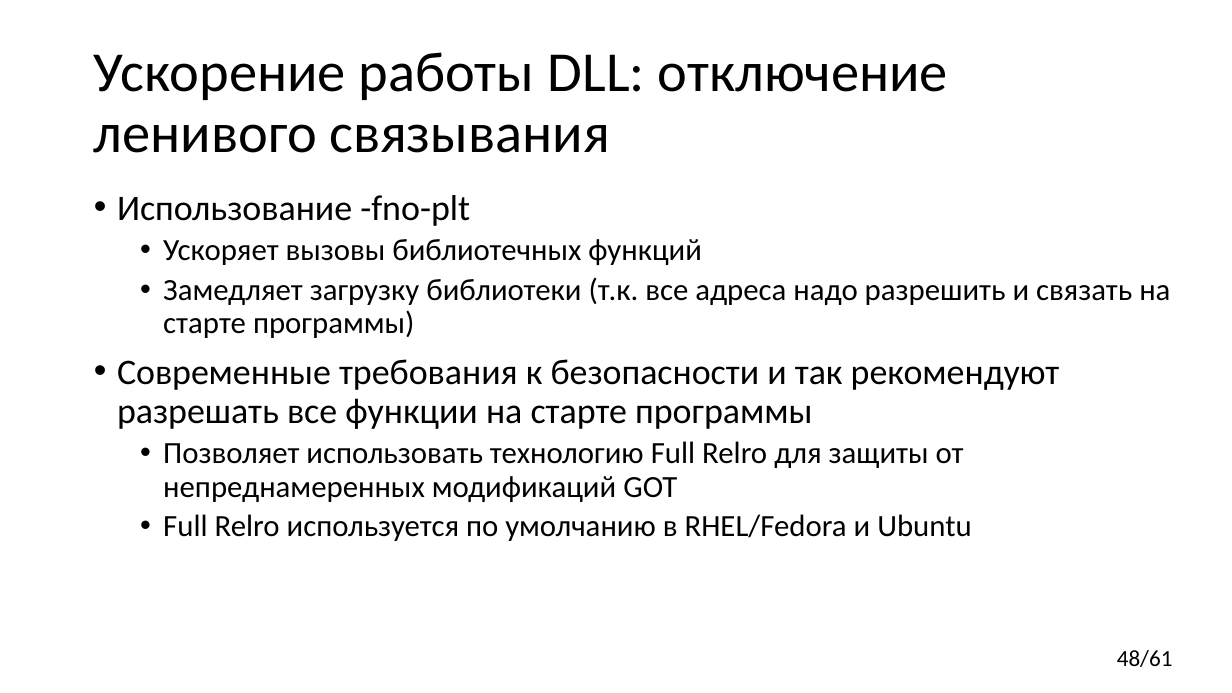
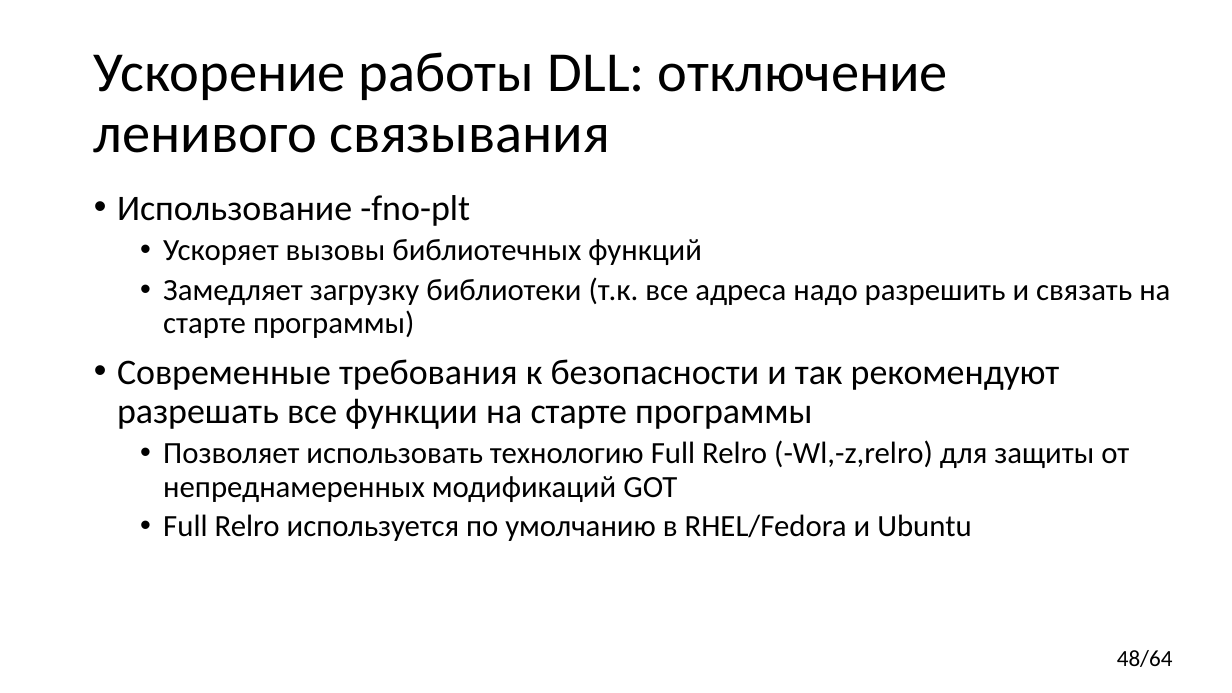
Before and after one commit to yugr/CppRussia, a slide deck: slide 48 of 2024/RU.pptx. Drawn at 1232x693 pixels with LibreOffice and Linux fonts; fonts in the diff are those of the drawing. Boxes give left, top, right and bottom in pixels: in the first picture for what was removed or moved away, otherwise in the second. Text is boxed around its words. In the diff, an @@ line names an element or a change of style, - is before the commit and + after.

Commit message:
Minor updates.

```diff
--- a/2024/RU.pptx
+++ b/2024/RU.pptx
@@ text at box(163, 440, 1129, 502): text changed @@
-  • Позволяет использовать технологию Full Relro для защиты от непреднамеренных модификаций GOT
+  • Позволяет использовать технологию Full Relro (-Wl,-z,relro) для защиты от непреднамеренных модификаций GOT
@@ page number at box(1117, 650, 1173, 667): text changed @@
-48/61
+48/64
```
Also in this commit, not shown: 2 other slides changed, 3 slides added.
